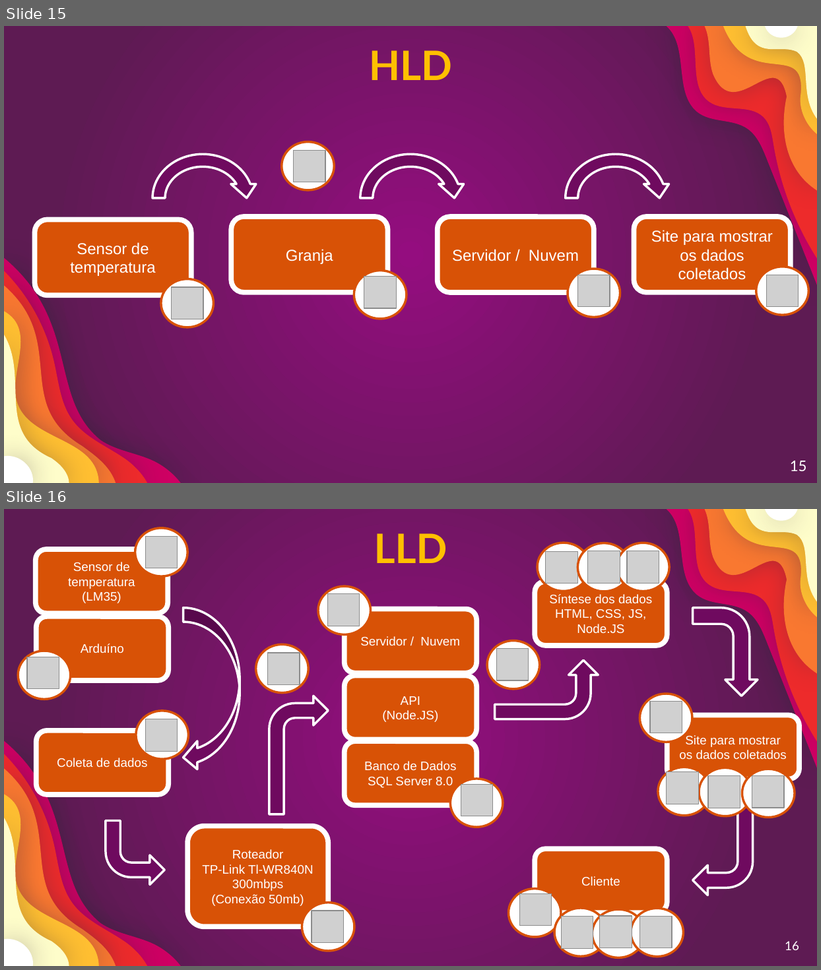
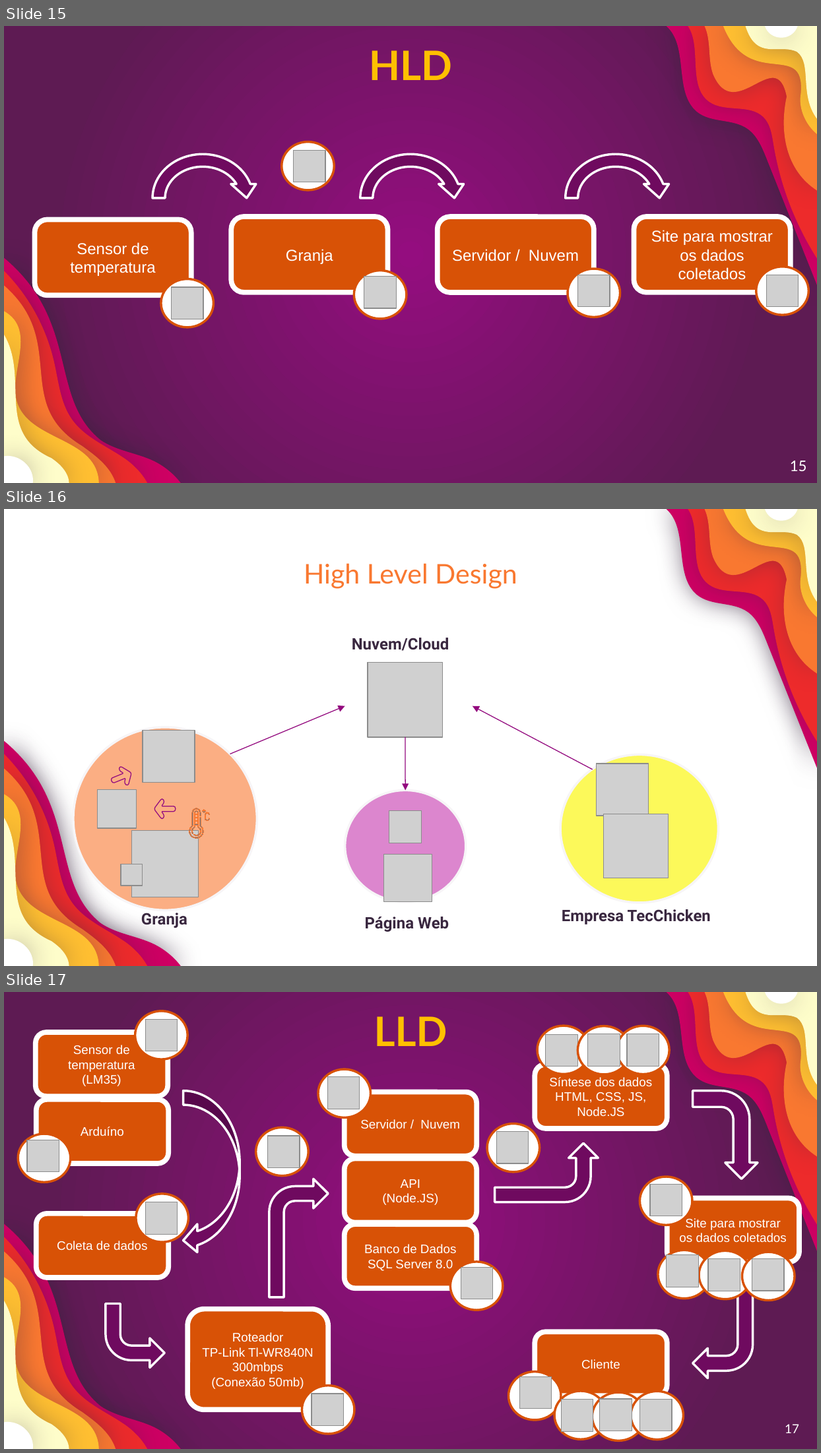
Before and after one commit to GustavoQuaresma/TECCHICKEN-DOCUMENTACAO, a slide deck: SPRINT2/slide pi.pptx. Shown one above the other, each under a label of ours: slides 15 and 16 before the commit, slides 15, 16 and 17 after it. The pictures are 821x970 and 821x1453 pixels, drawn with LibreOffice and Linux fonts; fonts in the diff are those of the drawing; grey boxes stand for pictures. Boxes give left, top, right and bottom in pixels: in the first picture for what was removed or moved away, otherwise in the second. Text is boxed around its words. In the diff, an @@ line names an element or a change of style, - is before the commit and + after.

Commit message:
mandei o slide

```diff
--- a/SPRINT2/slide pi.pptx
+++ b/SPRINT2/slide pi.pptx
@@ slide 16 added at (4, 509, 817, 966), background #FFFFFF; not listed: 12 template elements that a slide beside it also shows @@
@@ text added at (304, 563, 517, 589), 24 pt, text #F97830 @@
+High Level Design
@@ text added at (352, 638, 450, 651), 14 pt, text #39273F, bold @@
+Nuvem/Cloud
@@ picture added at (368, 663, 442, 737) @@
@@ arrow added from (230, 755) to (345, 706), #94097E 0.75 pt @@
@@ arrow added from (593, 770) to (473, 706), #94097E 0.75 pt @@
@@ ellipse added at (73, 727, 257, 911), fill #FBAE83, outline #F7F5F7 2 pt @@
@@ picture added at (142, 731, 194, 783) @@
@@ arrow added from (405, 737) to (406, 790), #94097E 0.75 pt @@
@@ freeform shape added at (108, 764, 135, 790), outline #940D7F 0.75 pt @@
@@ ellipse added at (560, 755, 718, 902), fill #FCF95A, outline #F7F5F7 2 pt @@
@@ picture added at (596, 764, 648, 815) @@
@@ picture added at (98, 790, 136, 828) @@
@@ freeform shape added at (154, 799, 176, 819), outline #940D7F 0.75 pt @@
@@ ellipse added at (345, 790, 466, 902), fill #DC86CE, outline #F7F5F7 2 pt @@
@@ group added at (189, 808, 210, 838): 4 freeform shapes @@
@@ picture added at (389, 811, 422, 843) @@
@@ picture added at (604, 814, 669, 878) @@
@@ picture added at (131, 831, 198, 898) @@
@@ picture added at (121, 864, 143, 887) @@
@@ picture added at (384, 855, 432, 902) @@
@@ text added at (141, 913, 187, 928), 14 pt, text #39273F, bold @@
+Granja
@@ text added at (365, 917, 449, 932), 14 pt, text #39273F, bold @@
+Página Web
@@ text added at (562, 910, 711, 925), 14 pt, text #39273F, bold @@
+Empresa TecChicken
@@ what was slide 16 is now slide 17 @@
@@ page number at (785, 1424, 799, 1434): text changed @@
-16
+17
```
